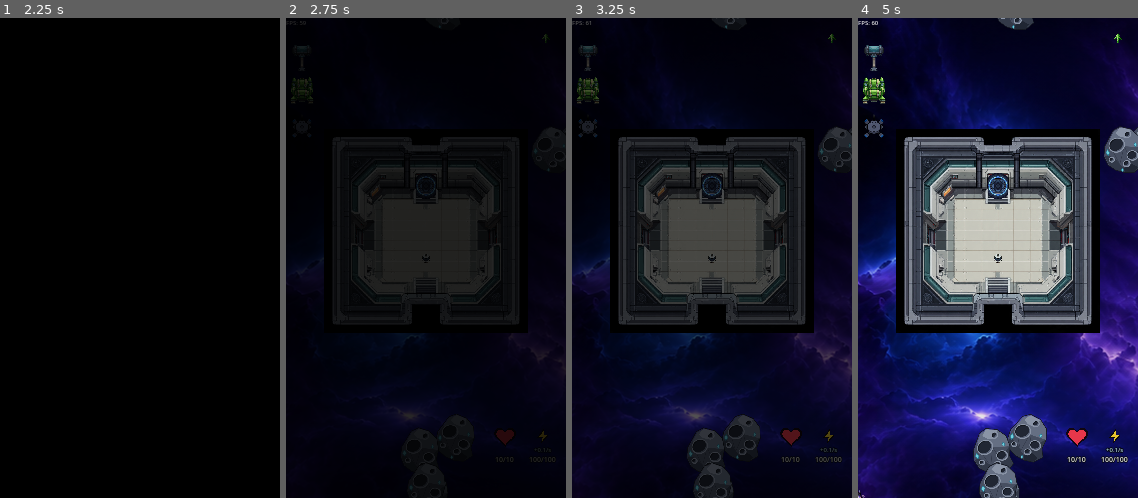
Above: before the commit, frames 1-4 (left to right).
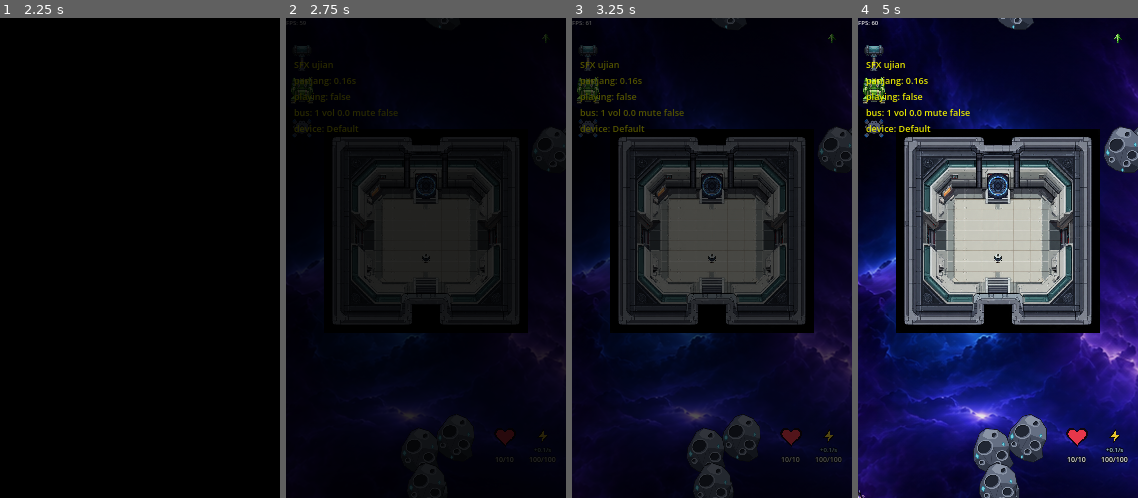
Above: after the commit, the same moments.

Repository: wildane/ShootingStar
Game: Godot game, scene res://scene/main_menu/main_menu.tscn
Two runs of this game, one before a commit and one after it. Both use one fixed random seed, a clock stepped at 60 frames per second and the inputs below.
Inputs (mouse positions are in pixels of both pictures, inside the frame that each line leads up to):
- Up to frame 1 (2.25 s): tap Enter at 0.5, 0.6 s; move the mouse to (201, 234) at 0.52 s; hold Right 0.53-1.25 s; click (201, 234) at 0.67 s; tap Space at 0.77 s; drag from (84, 282) to (126, 354) at 1.27 s; move the mouse to (140, 186) at 2.02 s; hold Right from 2.03 s (still down); tap Backspace at 2.1 s; click (140, 186) at 2.17 s
- Up to frame 2 (2.75 s): keep holding Right
- Up to frame 3 (3.25 s): release Right at 2.75 s; drag from (698, 354) to (770, 234) at 2.77 s
- Up to frame 4 (5 s): move the mouse to (1082, 330) at 3.52 s; hold Left 3.53-4.25 s; tap Ctrl at 3.6 s; tap Space at 3.77 s; drag from (914, 186) to (1000, 186) at 4.27 s

Frame 1 is identical in both runs. In frame 2, 0.4% of the frame differs, in the area x 3-40%, y 8-24%; in frame 3, 0.6%; in frame 4, 0.9%, in the area x 2-40%, y 8-24%.

Commit message:
Papar status audio di skrin semasa ujian
Bunyi ujian senyap walaupun tanpa ralat, jadi status player, bus dan
peranti output ditunjuk di skrin untuk mengesan punca pada peranti.

🤖 Generated with Codebuff
Co-Authored-By: Codebuff <noreply@codebuff.com>

Diff:
--- a/audio/sfx.gd
+++ b/audio/sfx.gd
@@ -18,10 +18,37 @@
 	_sedia("tembakan", 0.16)
 	_sedia("lombong", 0.22)
 	print("SFX sedia: ", _pemain.keys())
-	# UJIAN AUDIO: bunyi sekali setiap game mula. Buang 3 baris ini bila
-	# bunyi dah disahkan keluar.
+	# UJIAN AUDIO: bunyi sekali setiap game mula + paparan status di skrin.
+	# Buang blok ini bila bunyi dah disahkan keluar.
 	await get_tree().create_timer(0.5).timeout
 	mainkan("tembakan", -7.0)
+	await get_tree().create_timer(0.15).timeout
+	_papar_status_ujian()
+
+# Paparan sementara untuk sahkan keadaan audio pada peranti.
+func _papar_status_ujian() -> void:
+	var pemain: AudioStreamPlayer = null
+	if _pemain.has("tembakan"):
+		var senarai: Array = _pemain["tembakan"]
+		if not senarai.is_empty():
+			pemain = senarai[0]
+	var teks: String = "SFX ujian\n"
+	if pemain and pemain.stream:
+		teks += "panjang: " + str(snappedf(pemain.stream.get_length(), 0.01)) + "s\n"
+	teks += "playing: " + str(pemain.playing if pemain else false) + "\n"
+	teks += "bus: " + str(AudioServer.get_bus_count()) + " vol " + str(AudioServer.get_bus_volume_db(0))
+	teks += " mute " + str(AudioServer.is_bus_mute(0)) + "\n"
+	teks += "device: " + str(AudioServer.get_output_device())
+	var label := Label.new()
+	label.text = teks
+	label.position = Vector2(8, 40)
+	label.add_theme_font_size_override("font_size", 9)
+	label.add_theme_color_override("font_color", Color(1, 1, 0))
+	var lapisan := CanvasLayer.new()
+	lapisan.add_child(label)
+	get_tree().root.add_child(lapisan)
+	await get_tree().create_timer(10.0).timeout
+	lapisan.queue_free()
 
 func mainkan(nama: String, isipadu_db: float = -6.0, pic: float = 1.0) -> void:
 	if not _pemain.has(nama):
